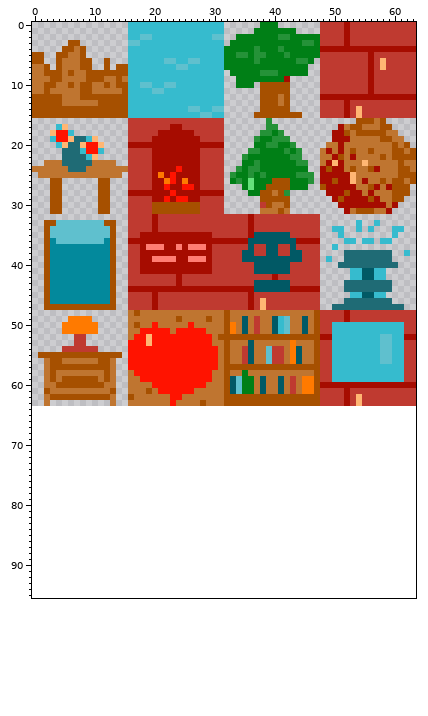
Two states of a sprite sheet, src/assets/art/tiles16.png. Above: the version before the commit.
The file is 64x64 pixels. Pixels under 10% opacity are left out. The old version is drawn lined up with the new one, on the new canvas.
And afterwards:
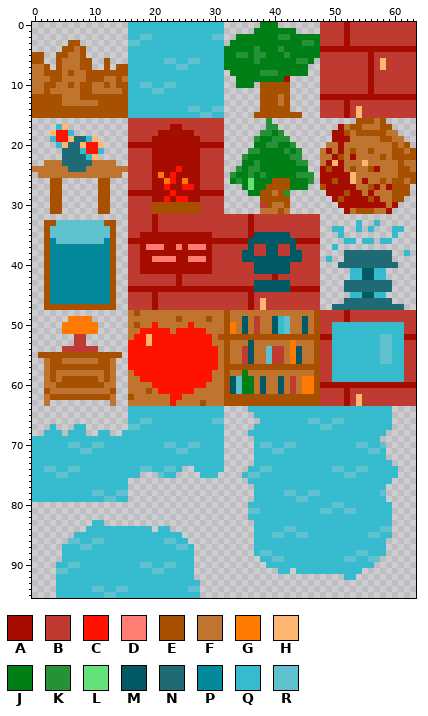
Palette (. is transparent): A #a60c00  B #bf3a30  C #ff1300  D #ff7d73  E #a65000  F #bf7530  G #ff7a00  H #ffb673  J #007f16  K #259238  L #65e17b  M #015965  N #1f6b75  P #03899c  Q #36bbce  R #5fc0ce
What changed:
canvas 64x64 -> 64x96
The author put colour Q in row 64 at x 16 to 31 and 36 to 59; in row 65 at x 16 to 31 and 37 to 59; in row 66 at x 16 to 17, 20 to 29, 38 to 45, 48 to 49 and 52 to 59; in row 67 at x 3, 7 to 8, 18 to 31, 37 to 47 and 50 to 59; in row 68 at x 2 to 4, 6 to 8, 11 to 12, 15 to 31 and 36 to 58; in row 69 at x 0 to 31 and 37 to 57.
The author put colour Q in row 70 at x 0 to 5, 8 to 9, 12 to 21, 24 to 25, 28 to 31, 37, 40 to 41, 44 to 53 and 56 to 57; in row 71 at x 0 to 7, 10 to 23, 26 to 31, 37 to 39, 42 to 55 and 58; in row 72 at x 0 to 31 and 37 to 58; in row 73 at x 0 to 31 and 37 to 59; in row 74 at x 0 to 1, 4 to 5, 8 to 17, 20 to 21, 24, 27 to 31, 36 to 37, 40 to 49, 52 to 53 and 56 to 60; in row 75 at x 0 to 3, 6 to 17, 22 to 23, 28 to 30, 35, 38 to 51 and 54 to 60.
The author put colour Q in row 76 at x 0 to 15 and 36 to 59; in row 77 at x 0 to 15 and 37 to 58; in row 78 at x 0 to 9, 12 to 13, 37 to 41, 44 to 45 and 48 to 57; in row 79 at x 0 to 11, 14 to 15, 37 to 43 and 46 to 58; in row 80 at x 36 to 49 and 52 to 59; in row 81 at x 38 to 47, 50 to 51 and 54 to 59.
The author put colour Q in row 82 at x 36 to 59; in row 83 at x 10 to 11 and 37 to 59; in row 84 at x 9 to 19, 21 to 22, 37 to 41 and 44 to 57; in row 85 at x 7 to 24, 37 to 39, 42 to 43, 46 to 55 and 58 to 59; in row 86 at x 8 to 9, 12 to 21, 24 to 25 and 37 to 58; in row 87 at x 5 to 7, 10 to 23, 26 and 37 to 58.
The author put colour Q in row 88 at x 5 to 26, 37, 40 to 53 and 56 to 58; in row 89 at x 5 to 26, 38 to 39, 42 to 51 and 54 to 55; in row 90 at x 4 to 5, 8 to 17, 20 to 21, 24 to 26 and 39 to 56; in row 91 at x 6 to 19, 22 to 26, 41 to 42 and 44 to 54; in row 92 at x 4 to 26 and 52 to 53; in row 93 at x 4 to 27.
The author put colour Q in row 94 at x 4 to 9, 12 to 13 and 16 to 25; in row 95 at x 4 to 11 and 14 to 27.
The author put colour R in row 66 at x 18 to 19, 30 to 31, 46 to 47 and 50 to 51; in row 67 at x 16 to 17 and 48 to 49; in row 70 at x 6 to 7, 10 to 11, 22 to 23, 26 to 27, 38 to 39, 42 to 43, 54 to 55 and 58; in row 71 at x 8 to 9, 24 to 25, 40 to 41 and 56 to 57; in row 74 at x 2 to 3, 6 to 7, 18 to 19, 22 to 23, 38 to 39, 50 to 51 and 54 to 55; in row 75 at x 4 to 5, 21, 36 to 37 and 52 to 53.
The author put colour R in row 78 at x 10 to 11, 14 to 15, 42 to 43, 46 to 47 and 58; in row 79 at x 12 to 13 and 44 to 45; in row 80 at x 50 to 51; in row 81 at x 36 to 37, 48 to 49 and 52 to 53; in row 84 at x 42 to 43 and 58 to 59; in row 85 at x 40 to 41, 44 to 45 and 56 to 57.
The author put colour R in row 86 at x 6 to 7, 10 to 11 and 22 to 23; in row 87 at x 8 to 9 and 24 to 25; in row 88 at x 38 to 39 and 54 to 55; in row 89 at x 40 to 41, 52 to 53 and 56 to 57; in row 90 at x 6 to 7, 18 to 19 and 22 to 23; in row 91 at x 4 to 5 and 20 to 21.
The author put colour R in row 94 at x 10 to 11, 14 to 15 and 26 to 27; in row 95 at x 12 to 13.
Pixel boxes of the changes (left, top, right, bottom) in both pictures:
added: (32, 406, 398, 598)
